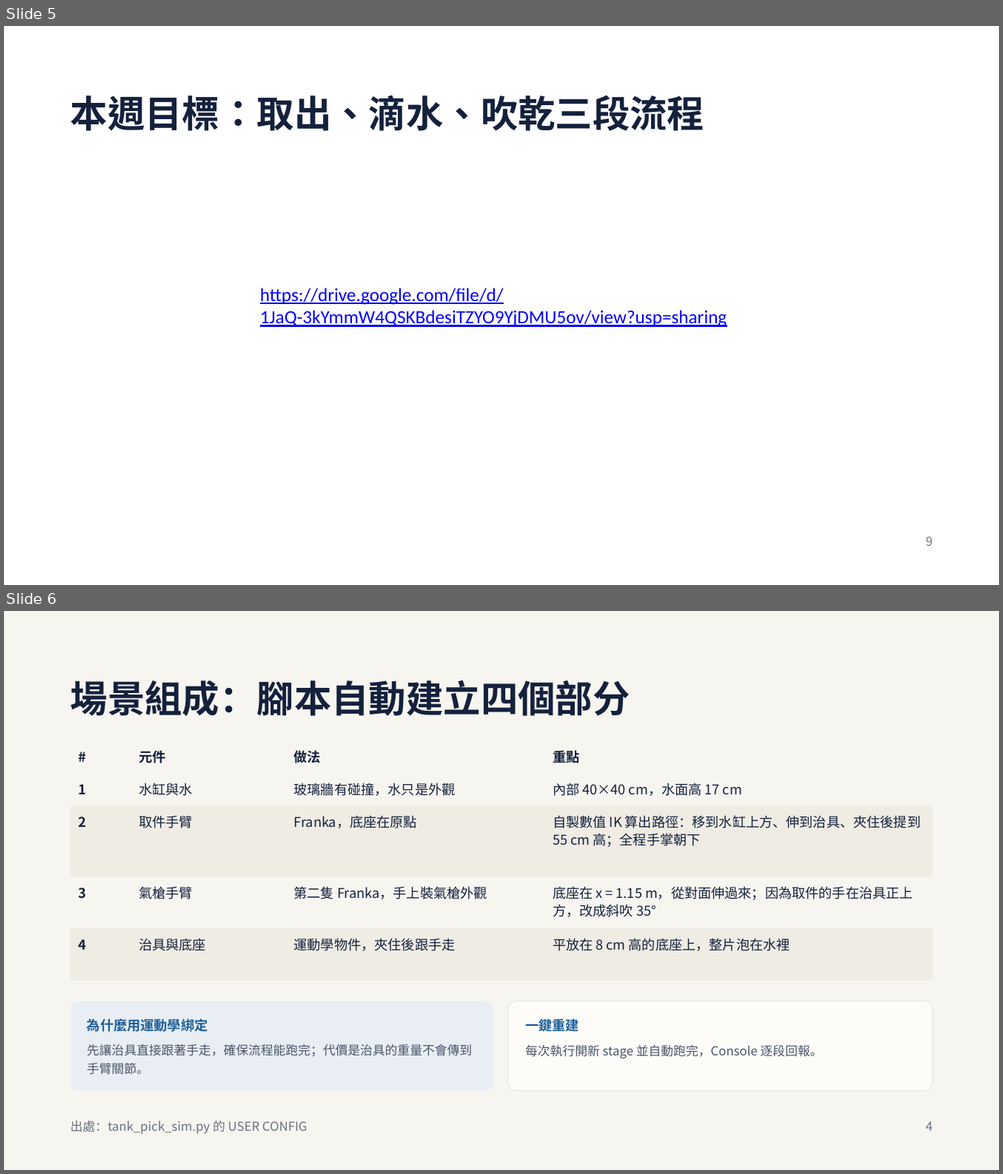
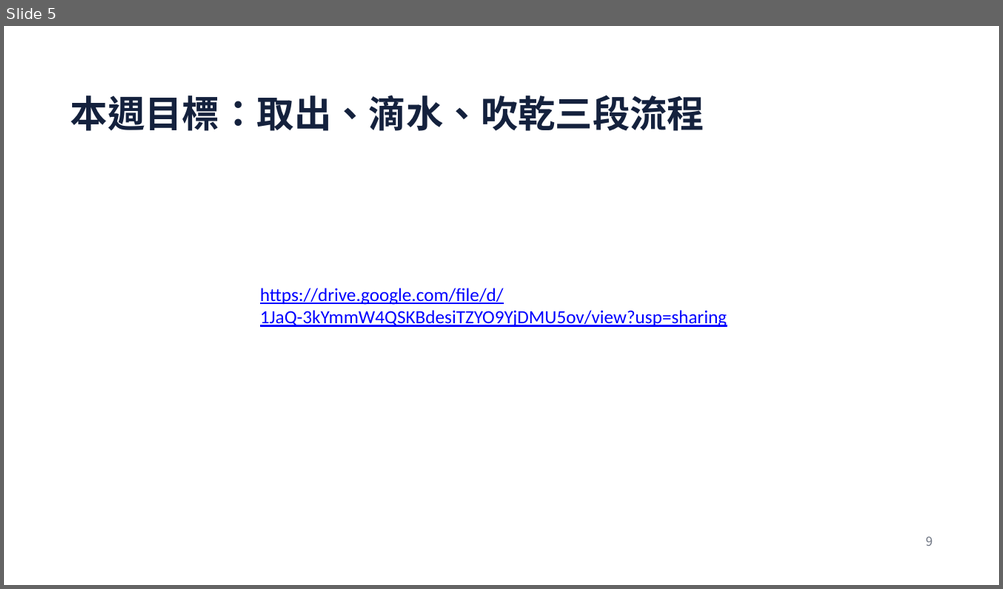
Before and after one commit to stanleylin9999/wafer, a slide deck: 週報/12_2026-11-13_週報.pptx. Shown one above the other, each under a label of ours: slides 5 and 6 before the commit, slide 5 after it. The pictures are 1003x1174 and 1003x589 pixels, drawn with LibreOffice and Linux fonts; fonts in the diff are those of the drawing. Boxes give left, top, right and bottom in pixels: in the first picture for what was removed or moved away, otherwise in the second. Text is boxed around its words. In the diff, an @@ line names an element or a change of style, - is before the commit and + after.

```diff
--- a/週報/12_2026-11-13_週報.pptx
+++ b/週報/12_2026-11-13_週報.pptx
@@ slide 6 removed at (4, 611, 999, 1170), background #F7F5F0 @@
@@ text removed at (71, 680, 630, 716) @@
-場景組成：腳本自動建立四個部分
@@ text removed at (79, 748, 122, 767) @@
-#
@@ text removed at (139, 750, 165, 763) @@
-元件
@@ text removed at (294, 750, 321, 763) @@
-做法
@@ text removed at (552, 749, 579, 766) @@
-重點
@@ text removed at (78, 784, 86, 795) @@
-1
@@ text removed at (139, 783, 193, 796) @@
-水缸與水
@@ text removed at (294, 783, 455, 796) @@
-玻璃牆有碰撞，水只是外觀
@@ text removed at (552, 783, 742, 796) @@
-內部 40×40 cm，水面高 17 cm
@@ rectangle removed at (71, 806, 933, 877) @@
@@ text removed at (78, 817, 86, 827) @@
-2
@@ text removed at (139, 816, 193, 829) @@
-取件手臂
@@ text removed at (294, 815, 417, 829) @@
-Franka，底座在原點
@@ text removed at (552, 815, 920, 847) @@
-自製數值 IK 算出路徑：移到水缸上方、伸到治具、夾住後提到 55 cm 高；全程手掌朝下
@@ text removed at (78, 888, 86, 899) @@
-3
@@ text removed at (139, 886, 193, 900) @@
-氣槍手臂
@@ text removed at (294, 886, 487, 900) @@
-第二隻 Franka，手上裝氣槍外觀
@@ text removed at (552, 886, 913, 917) @@
-底座在 x = 1.15 m，從對面伸過來；因為取件的手在治具正上方，改成斜吹 35°
@@ rectangle removed at (71, 929, 933, 980) @@
@@ text removed at (78, 940, 86, 950) @@
-4
@@ text removed at (139, 938, 206, 951) @@
-治具與底座
@@ text removed at (294, 938, 455, 951) @@
-運動學物件，夾住後跟手走
@@ text removed at (552, 938, 790, 951) @@
-平放在 8 cm 高的底座上，整片泡在水裡
@@ rounded rectangle removed at (71, 1001, 493, 1091) @@
@@ rounded rectangle removed at (509, 1001, 933, 1091) @@
@@ text removed at (87, 1019, 208, 1032) @@
-為什麼用運動學綁定
@@ text removed at (525, 1019, 579, 1032) @@
-一鍵重建
@@ text removed at (87, 1045, 472, 1075) @@
-先讓治具直接跟著手走，確保流程能跑完；代價是治具的重量不會傳到手臂關節。
@@ text removed at (525, 1045, 822, 1059) @@
-每次執行開新 stage 並自動跑完，Console 逐段回報。
@@ text removed at (71, 1121, 307, 1134) @@
-出處：tank_pick_sim.py 的 USER CONFIG
@@ text removed at (925, 1122, 932, 1131) @@
-4
```
Also in this commit, not shown: 5 slides changed, 1 other slide removed.
